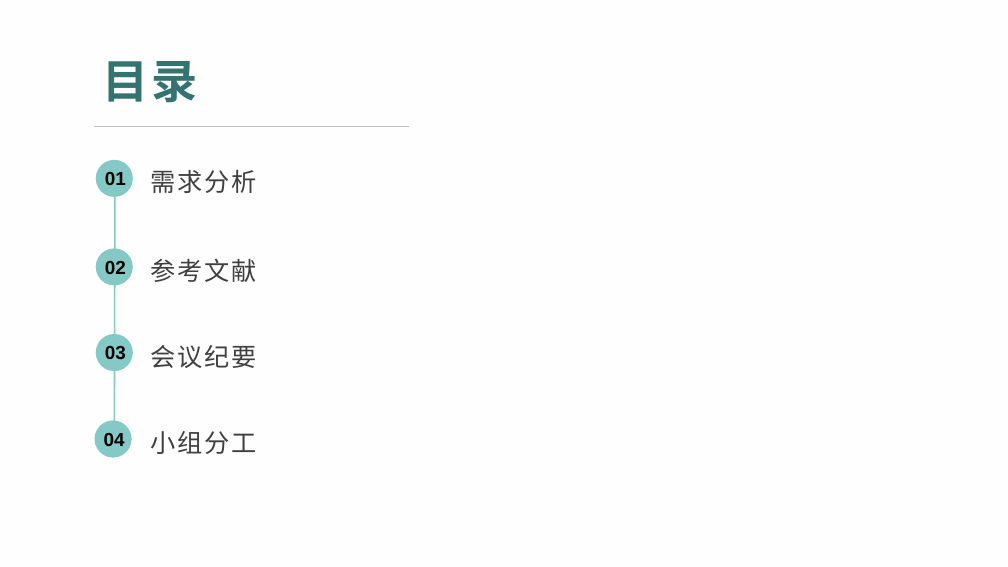
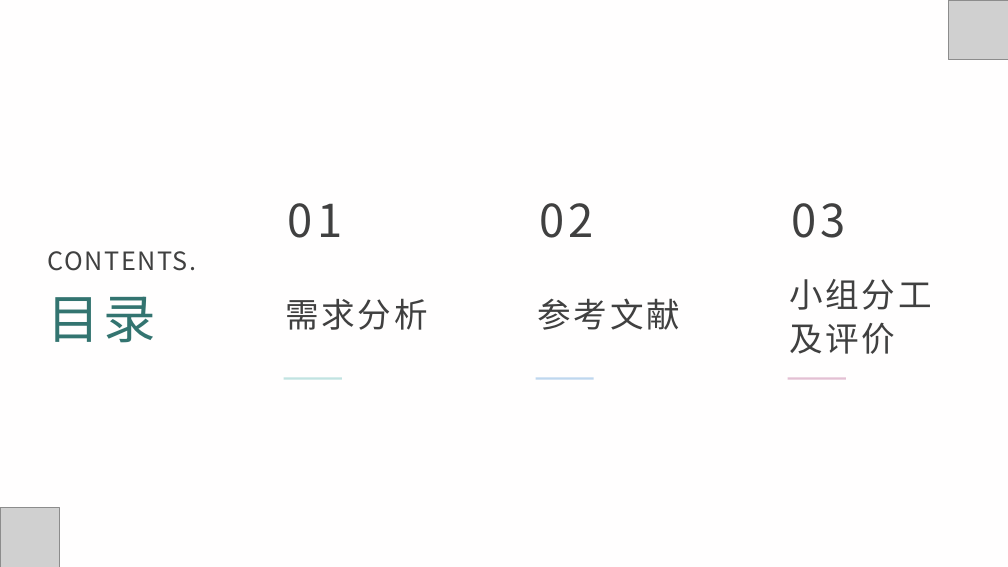
Before and after one commit to xlisses/ruang, a slide deck: slide 2 of Requirement_Statements/需求分析.pptx. Drawn at 1008x567 pixels with LibreOffice and Linux fonts; fonts in the diff are those of the drawing; grey boxes stand for pictures; background and template pictures are left out. Boxes give left, top, right and bottom in pixels: in the first picture for what was removed or moved away, otherwise in the second. Text is boxed around its words. In the diff, an @@ line names an element or a change of style, - is before the commit and + after.

```diff
--- a/Requirement_Statements/需求分析.pptx
+++ b/Requirement_Statements/需求分析.pptx
@@ picture added at box(949, 0, 1008, 60) @@
@@ line removed from (95, 126) to (410, 126) @@
@@ ellipse removed at box(96, 160, 133, 197) @@
@@ line removed from (115, 172) to (114, 454) @@
@@ text "01": place and size @@
-text "01" at box(105, 172, 126, 185)
+text "01" at box(287, 203, 342, 238)
@@ text "02": place and size @@
-text "02" at box(105, 261, 126, 274)
+text "02" at box(539, 203, 594, 238)
@@ size 18 to 43.2 pt, font Arial to Noto Sans CJK SC, text colour #000000 to #404040, letter spacing 0 to 4.2 pt, bold off; alignment left to centre; more space between paragraphs; vertical alignment top to middle in 3 elements at box(287, 203, 342, 238), box(539, 203, 594, 238), box(791, 203, 846, 238) @@
@@ text "03": place and size @@
-text "03" at box(105, 346, 126, 359)
+text "03" at box(791, 203, 846, 238)
@@ text added at box(48, 251, 197, 271), 24 pt, text #404040 @@
+CONTENTS.
@@ ellipse removed at box(96, 248, 133, 285) @@
@@ text "需求分析": place and size @@
-text "需求分析" at box(151, 170, 257, 193)
+text "需求分析" at box(286, 298, 428, 330)
@@ text "需求分析" at box(286, 298, 428, 330): size 24 to 32 pt, font Arial to Noto Sans CJK SC, letter spacing 1.5 to 2.4 pt; more space between paragraphs; vertical alignment top to middle @@
@@ text "参考文献": place and size @@
-text "参考文献" at box(151, 259, 257, 282)
+text "参考文献" at box(538, 298, 681, 330)
@@ text "参考文献" at box(538, 298, 681, 330): size 24 to 32 pt, font Arial to Noto Sans CJK SC, letter spacing 1.5 to 2.6 pt; more space between paragraphs; vertical alignment top to middle @@
@@ text "小组分工及评价" at box(790, 279, 932, 354): vertical alignment top to middle @@
@@ text "目录": place and size @@
-text "目录" at box(102, 61, 198, 103)
+text "目录" at box(48, 296, 157, 343)
@@ text "目录" at box(48, 296, 157, 343): size 44 to 50 pt, font Arial to Noto Sans CJK SC, letter spacing 3 to 3.4 pt, bold off; line spacing 1.2 to 1; vertical alignment top to middle @@
@@ text at box(790, 279, 932, 354): text changed; size 24 to 32 pt; font Arial to Noto Sans CJK SC @@
-小组分工
+小组分工及评价
@@ ellipse removed at box(96, 334, 133, 371) @@
@@ text removed at box(151, 345, 257, 368) @@
-会议纪要
@@ line added from (284, 379) to (342, 379), #84C9C5 2.25 pt @@
@@ line added from (535, 379) to (594, 379), #7FB1E0 2.25 pt @@
@@ line added from (788, 379) to (846, 379), #C883A9 2.25 pt @@
@@ ellipse removed at box(95, 420, 132, 457) @@
@@ text removed at box(104, 433, 125, 446) @@
-04
@@ picture added at box(0, 507, 60, 567) @@
```
Also in this commit, not shown: 3 other slides changed, 1 slide added, 2 slides removed.
